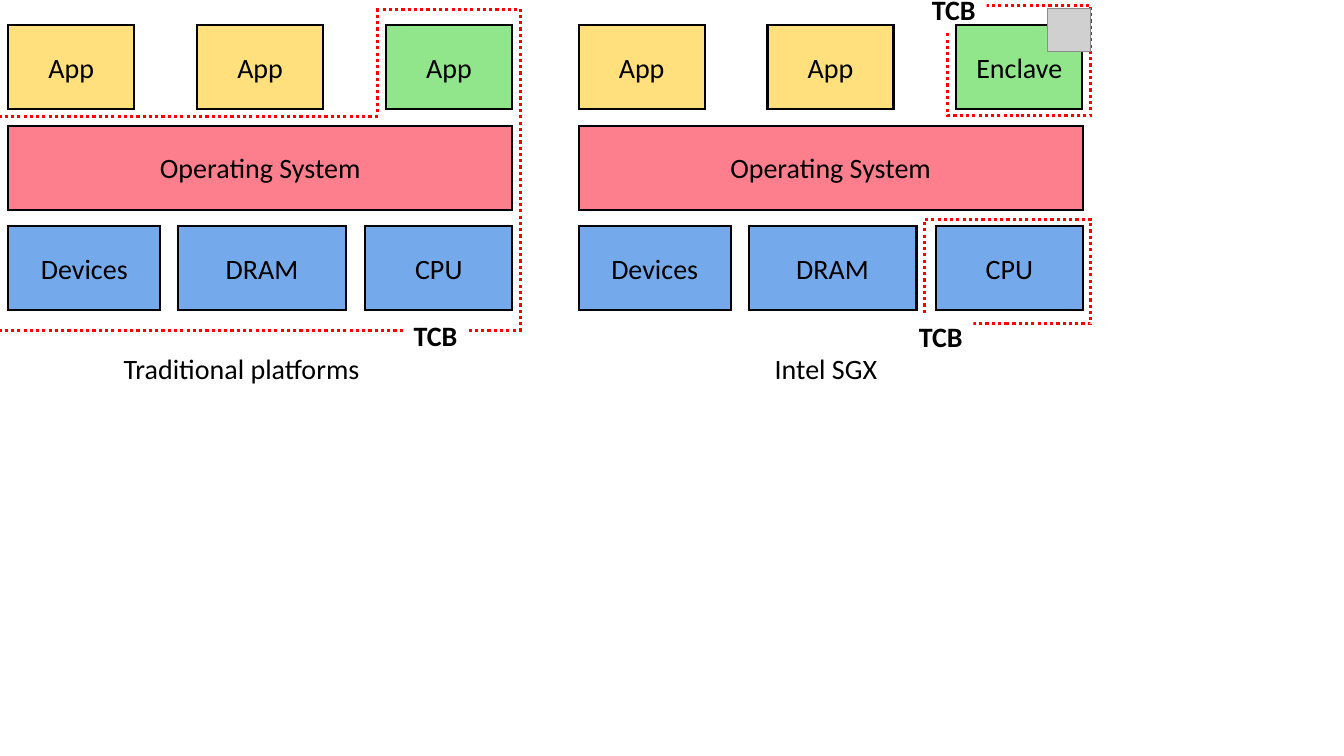
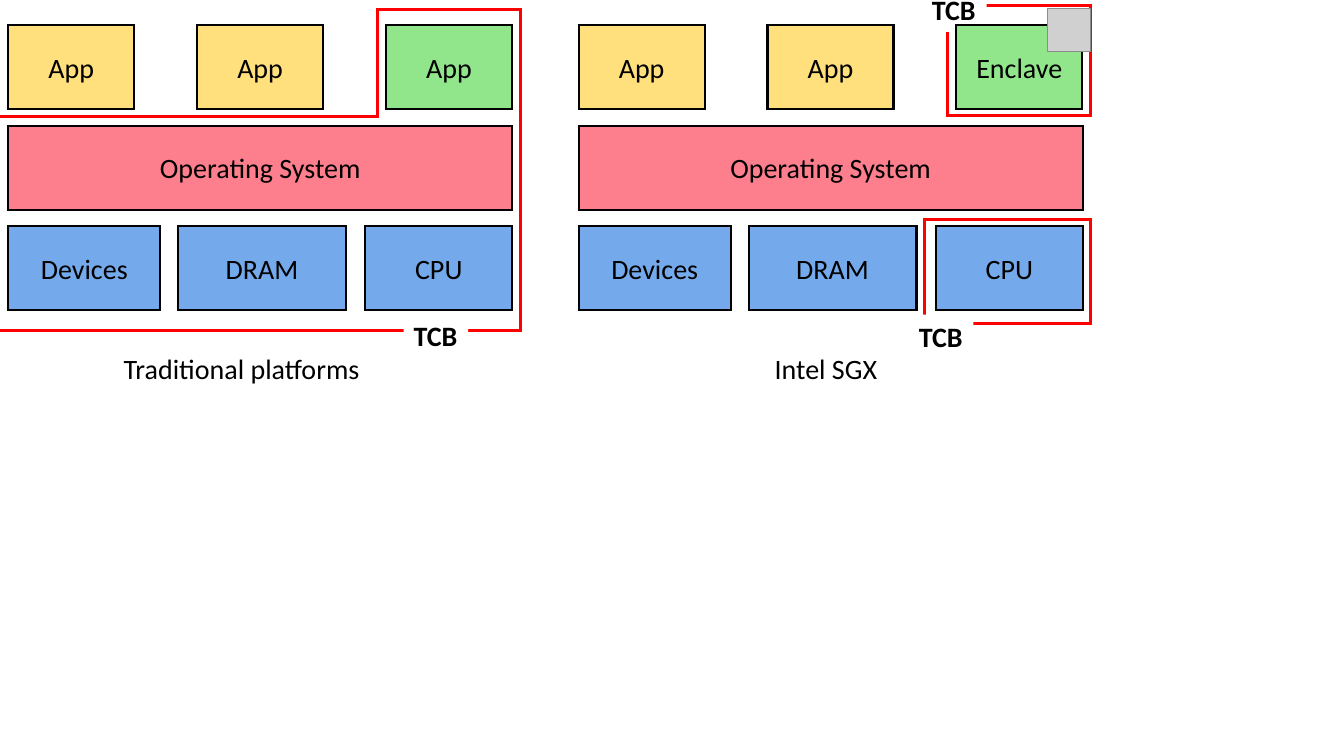
Before and after one commit to aritradhar/PhD-Thesis, a slide deck: slide 1 of chapters/background/figures/SGX_trust.pptx. Drawn at 1344x756 pixels with LibreOffice and Linux fonts; fonts in the diff are those of the drawing; grey boxes stand for pictures. Boxes give left, top, right and bottom in pixels: in the first picture for what was removed or moved away, otherwise in the second. Text is boxed around its words. In the diff, an @@ line names an element or a change of style, - is before the commit and + after.

```diff
--- a/chapters/background/figures/SGX_trust.pptx
+++ b/chapters/background/figures/SGX_trust.pptx
@@ line (378, 10) - (521, 10): stroke #FF0000 2.25 pt dashed to #FF0000 2.25 pt @@
@@ line (378, 10) - (378, 115): stroke #FF0000 2.25 pt dashed to #FF0000 2.25 pt @@
@@ line (521, 10) - (521, 331): stroke #FF0000 2.25 pt dashed to #FF0000 2.25 pt @@
@@ rectangle at (948,5,1091,115): outline #FF0000 2.25 pt dashed to #FF0000 2.25 pt @@
@@ line (0, 116) - (378, 116): stroke #FF0000 2.25 pt dashed to #FF0000 2.25 pt @@
@@ rectangle at (925,220,1091,324): outline #FF0000 2.25 pt dashed to #FF0000 2.25 pt @@
@@ line (0, 331) - (521, 331): stroke #FF0000 2.25 pt dashed to #FF0000 2.25 pt @@
```
Also in this commit, not shown: 10 other files.
